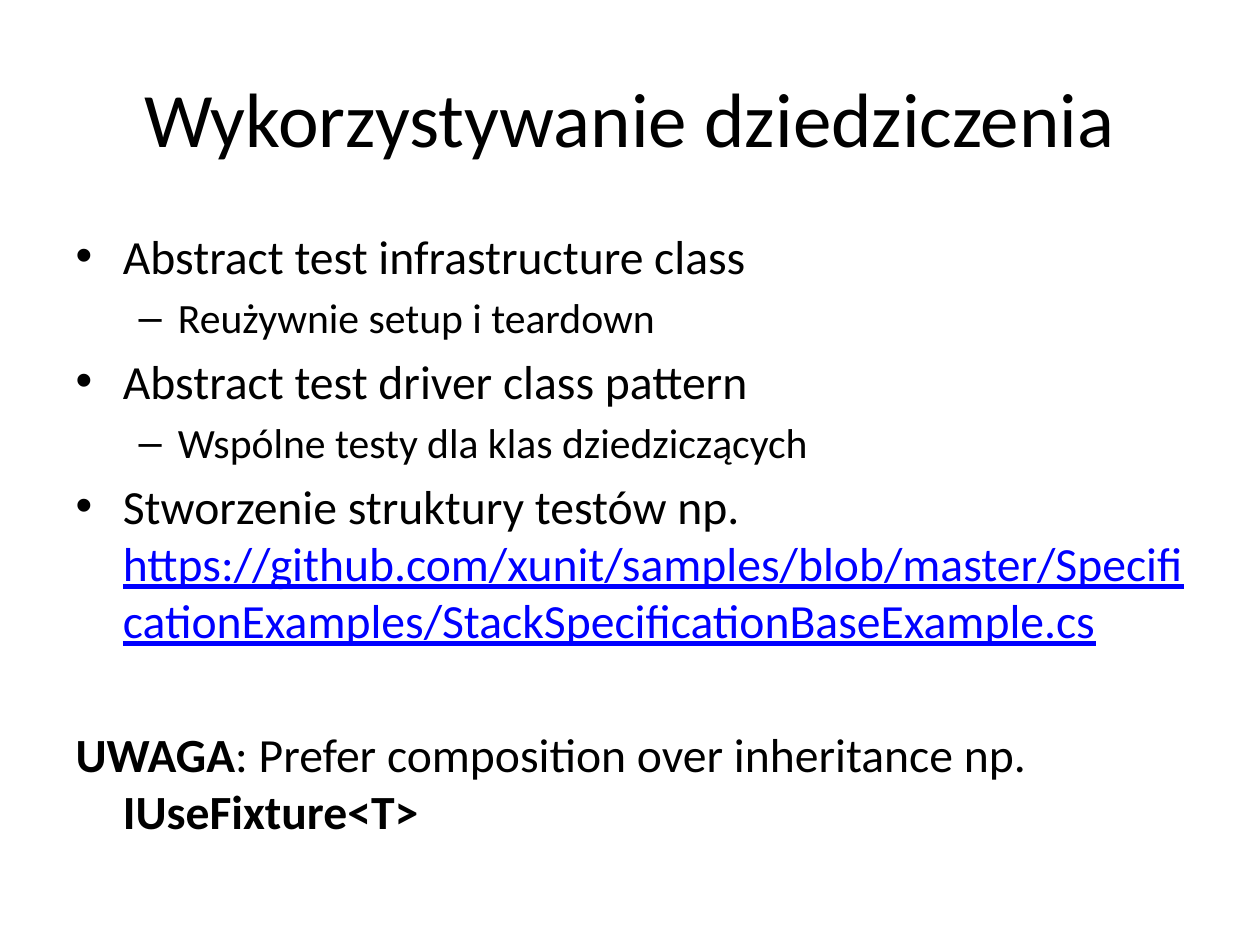
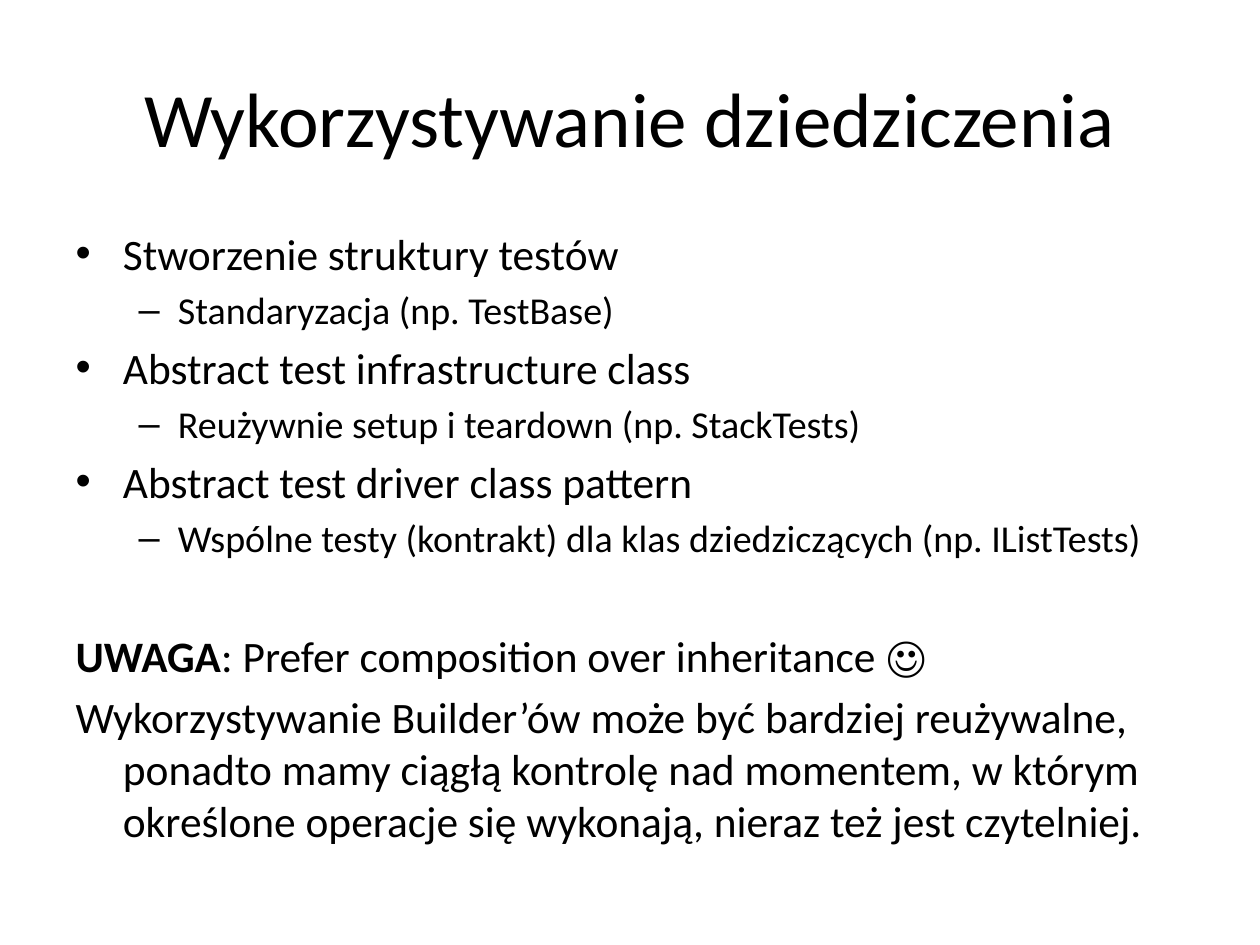
Before and after one commit to pellared/Examples, a slide deck: slide 32 of TddSample/TDD.pptx (slide 34 before the commit). Drawn at 1260x945 pixels with LibreOffice and Linux fonts; fonts in the diff are those of the drawing. Boxes give left, top, right and bottom in pixels: in the first picture for what was removed or moved away, otherwise in the second. Text is boxed around its words. In the diff, an @@ line names an element or a change of style, - is before the commit and + after.

Commit message:
Presentation update

```diff
--- a/TddSample/TDD.pptx
+++ b/TddSample/TDD.pptx
@@ text at bbox=[123, 240, 619, 331]: paragraphs added @@
+• Stworzenie struktury testów
+  – Standaryzacja (np. TestBase)
@@ text at bbox=[123, 354, 692, 505]: size 27.2 to 24.8 pt in "Abstract test infrastructure class", "Abstract test driver class pattern" @@
@@ text at bbox=[178, 410, 860, 444]: text changed; size 23.8 to 21.7 pt @@
-  – Reużywnie setup i teardown
+  – Reużywnie setup i teardown (np. StackTests)
@@ text at bbox=[76, 524, 1141, 845]: text changed; size 27.2 to 24.8 pt @@
-  – Wspólne testy dla klas dziedziczących
-• Stworzenie struktury testów np. https://github.com/xunit/samples/blob/master/SpecificationExamples/StackSpecificationBaseExample.cs
-UWAGA: Prefer composition over inheritance np. IUseFixture<T>
+  – Wspólne testy (kontrakt) dla klas dziedziczących (np. IListTests)
+UWAGA: Prefer composition over inheritance ☺
+Wykorzystywanie Builder’ów może być bardziej reużywalne, ponadto mamy ciągłą kontrolę nad momentem, w którym określone operacje się wykonają, nieraz też jest czytelniej.
```
Also in this commit, not shown: 6 other slides changed, 4 slides removed, 1 other file.
